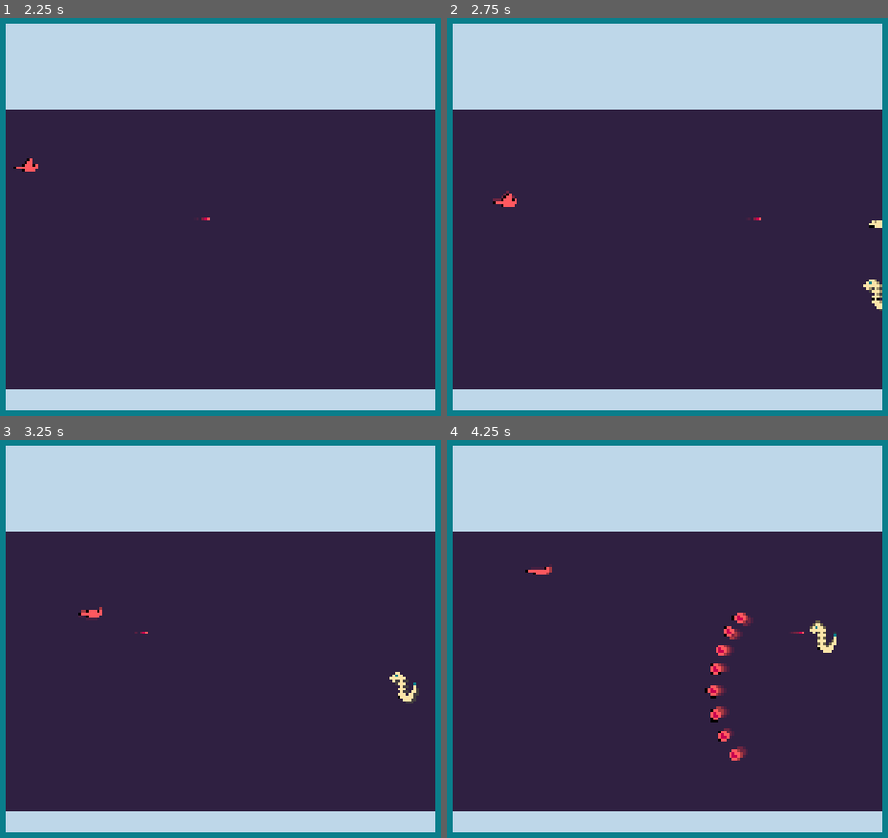
Above: before the commit, frames 1-4 (two rows, left to right).
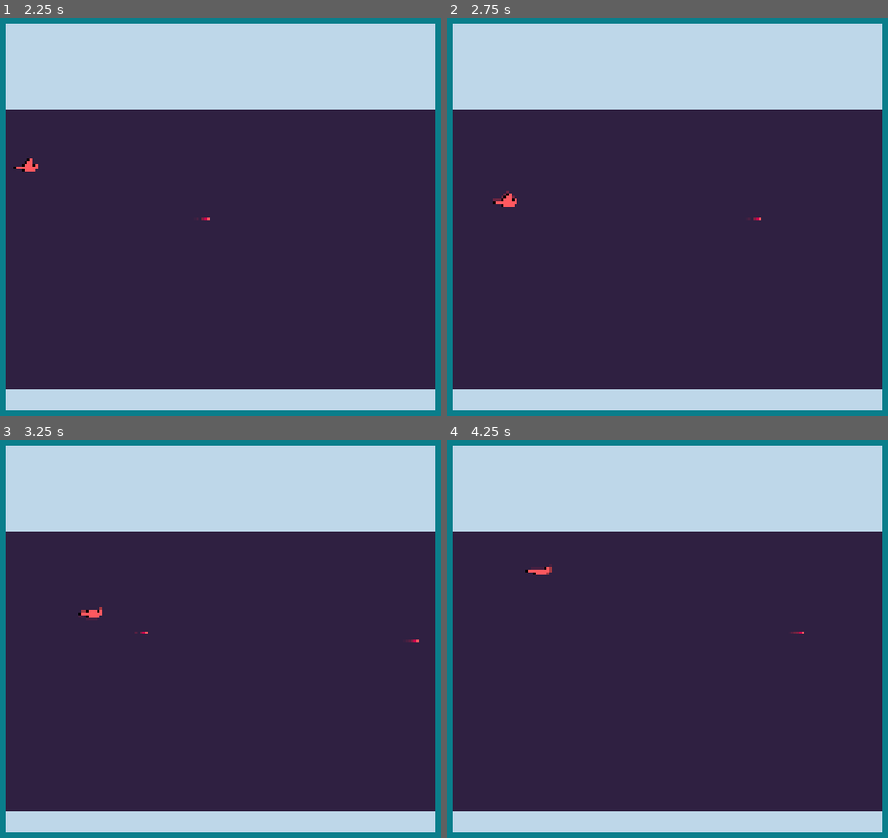
Above: after the commit, the same moments.

Repository: SmallConfusion/Redbird
Game: Godot game, scene res://main.tscn
Two runs of this game, one before a commit and one after it. Both use one fixed random seed, a clock stepped at 60 frames per second and the inputs below. Sound files missing from this copy of the repository are replaced by a short silence.
Inputs:
- Up to frame 1 (2.25 s): tap Enter at 0.5 s; hold Right (Right) 0.53-1.28 s; hold Down (Fall) 0.53-1.28 s; tap Up (Flap) at 0.77, 1.07, 1.52, 1.82 s; tap Space at 1.25 s; hold Left (Left) 1.28-2.03 s; tap Z (Fire) at 1.35 s; hold Right (Right) from 2.03 s (still down); hold Down (Fall) from 2.03 s (still down)
- Up to frame 2 (2.75 s): keep holding Right (Right); keep holding Down (Fall)
- Up to frame 3 (3.25 s): keep holding Right (Right); release Down (Fall) at 2.78 s; tap Z (Fire) at 2.85 s; tap Up (Flap) at 3.02 s
- Up to frame 4 (4.25 s): tap Up (Flap) at 3.32, 3.77, 4.07 s; release Right (Right) at 3.53 s; hold Left (Left) from 3.53 s (still down); hold Down (Fall) from 3.53 s (still down)

Frame 1 is identical in both runs. In frame 2, 0.2% of the frame differs, in the area x 94-99%, y 50-74%; in frame 3, 0.3%; in frame 4, 1.0%, in the area x 58-89%, y 43-81%.

Commit message:
Added big debug view

Diff:
--- /dev/null
+++ b/debug/big_viewport.gd
@@ -0,0 +1,12 @@
+extends SubViewport
+
+
+func _ready():
+	world_2d = %SubViewport.world_2d
+
+
+func _process(delta):
+	var cameras = get_tree().get_nodes_in_group("camera")
+
+	if cameras:
+		$Camera2D.position = cameras[0].position
--- a/game/bullet/bullet.gd
+++ b/game/bullet/bullet.gd
@@ -13,3 +13,7 @@
 
 func _on_hurtbox_hit():
 	queue_free()
+
+
+func destroy():
+	queue_free()
--- a/game/enemy/basic/basic_enemy.gd
+++ b/game/enemy/basic/basic_enemy.gd
@@ -60,5 +60,10 @@
 
 
 func hit(_damage):
-	SoundManager.play("enemy", "die")
-	queue_free()
+	if enabled:
+		SoundManager.play("enemy", "die")
+		queue_free()
+
+func destroy():
+	if enabled:
+		queue_free()
--- a/game/enemy/octave/octave_enemy.gd
+++ b/game/enemy/octave/octave_enemy.gd
@@ -67,5 +67,11 @@
 
 
 func hit(_damage):
-	SoundManager.play("enemy", "die")
-	queue_free()
+	if enabled:
+		SoundManager.play("enemy", "die")
+		queue_free()
+
+
+func destroy():
+	if enabled:
+		queue_free()
--- a/game/hitbox.gd
+++ b/game/hitbox.gd
@@ -2,3 +2,9 @@
 
 func hit(damage):
 	$"../".hit(damage)
+
+func destroy():
+	if $"../".has_method("destroy"):
+		$"../".destroy()
+	else:
+		print("Warning: Parent of hitbox has no destroy function")
--- a/game/hurtbox.gd
+++ b/game/hurtbox.gd
@@ -11,3 +11,10 @@
 		area.hit(damage)
 		used = true
 		emit_signal("hit")
+
+
+func destroy():
+	if $"../".has_method("destroy"):
+		$"../".destroy()
+	else:
+		print("Warning: Parent of hurtbox had no destroy method")
--- /dev/null
+++ b/game/killbox.gd
@@ -0,0 +1,9 @@
+extends Area2D
+
+
+
+func _on_area_entered(area):
+	if area.has_method("destroy"):
+		area.destroy()
+	else:
+		print("Warning: Tried to destroy something without destroy method")
--- a/game/levels/game_manager.gd
+++ b/game/levels/game_manager.gd
@@ -7,6 +7,12 @@
 @export var camera_speed := 0.2
 
 var holes : Array
+
+var scene_manager
+
+
+func init(scene):
+	scene_manager = scene
 
 
 func _ready():
--- a/game/levels/level_1.tscn
+++ b/game/levels/level_1.tscn
@@ -1,10 +1,13 @@
-[gd_scene load_steps=6 format=3 uid="uid://c3mhsid5x7d8r"]
+[gd_scene load_steps=7 format=3 uid="uid://c3mhsid5x7d8r"]
 
 [ext_resource type="Script" path="res://game/levels/game_manager.gd" id="1_20xix"]
 [ext_resource type="Curve" uid="uid://bqrwx7hgqa4ni" path="res://game/hole/pull.tres" id="2_nectp"]
+[ext_resource type="Script" path="res://game/killbox.gd" id="3_11x1t"]
 [ext_resource type="PackedScene" uid="uid://opsuu1r64pm7" path="res://game/player/player.tscn" id="3_d65yc"]
-[ext_resource type="PackedScene" uid="uid://cyi43lciv03ed" path="res://game/enemy/octave/octave_enemy.tscn" id="4_b8tic"]
 [ext_resource type="PackedScene" uid="uid://d3hb2g0vw7p7h" path="res://game/enemy/basic/basic_enemy.tscn" id="5_7mo58"]
+
+[sub_resource type="RectangleShape2D" id="RectangleShape2D_q5sfn"]
+size = Vector2(20, 273)
 
 [node name="Node2D" type="Node2D"]
 texture_filter = 1
@@ -33,21 +36,49 @@
 offset_bottom = 144.0
 color = Color(0.745098, 0.843137, 0.913725, 1)
 
-[node name="Camera2D" type="Camera2D" parent="."]
+[node name="Camera2D" type="Camera2D" parent="." groups=["camera"]]
+
+[node name="ReferenceRect" type="ReferenceRect" parent="Camera2D"]
+offset_left = -80.0
+offset_top = -72.0
+offset_right = 80.0
+offset_bottom = 72.0
+border_color = Color(0.366698, 0.477396, 1, 1)
+
+[node name="Killbox" type="Area2D" parent="Camera2D"]
+collision_layer = 3
+collision_mask = 3
+script = ExtResource("3_11x1t")
+
+[node name="CollisionShape2D" type="CollisionShape2D" parent="Camera2D/Killbox"]
+position = Vector2(-137, -3)
+shape = SubResource("RectangleShape2D_q5sfn")
+
+[node name="CollisionShape2D2" type="CollisionShape2D" parent="Camera2D/Killbox"]
+position = Vector2(4, -145)
+rotation = 1.57079
+shape = SubResource("RectangleShape2D_q5sfn")
+
+[node name="CollisionShape2D3" type="CollisionShape2D" parent="Camera2D/Killbox"]
+position = Vector2(142, -6)
+rotation = 3.14159
+shape = SubResource("RectangleShape2D_q5sfn")
+
+[node name="CollisionShape2D4" type="CollisionShape2D" parent="Camera2D/Killbox"]
+position = Vector2(1, 135)
+rotation = -1.5708
+shape = SubResource("RectangleShape2D_q5sfn")
 
 [node name="Player" parent="." instance=ExtResource("3_d65yc")]
 position = Vector2(-71, 0)
 
-[node name="Enemy" parent="." instance=ExtResource("4_b8tic")]
-position = Vector2(97, 34)
-y_range_min = -20
+[node name="ReferenceRect" type="ReferenceRect" parent="."]
+offset_left = -80.0
+offset_top = -40.0
+offset_right = 920.0
+offset_bottom = 64.0
 
-[node name="Enemy2" parent="." instance=ExtResource("4_b8tic")]
-position = Vector2(126, -38)
-y_range_min = -20
+[node name="Enemy" parent="." instance=ExtResource("5_7mo58")]
+position = Vector2(223, -1)
 
-[node name="Enemy3" parent="." instance=ExtResource("5_7mo58")]
-position = Vector2(157, 20)
-
-[node name="Enemy4" parent="." instance=ExtResource("5_7mo58")]
-position = Vector2(97, 2)
+[connection signal="area_entered" from="Camera2D/Killbox" to="Camera2D/Killbox" method="_on_area_entered"]
--- a/main.tscn
+++ b/main.tscn
@@ -10,6 +10,7 @@
 [ext_resource type="Script" path="res://addons/resonate/music_manager/music_track_resource.gd" id="3_twdqf"]
 [ext_resource type="Script" path="res://addons/resonate/music_manager/music_stem_resource.gd" id="4_38lop"]
 [ext_resource type="AudioStream" uid="uid://c4tx0gogr6xs5" path="res://music/palette main theme.ogg" id="5_t3w2j"]
+[ext_resource type="Script" path="res://debug/big_viewport.gd" id="11_pd3vo"]
 
 [sub_resource type="ViewportTexture" id="ViewportTexture_npbsp"]
 viewport_path = NodePath("SubViewport")
@@ -106,7 +107,6 @@
 title = "Debug"
 initial_position = 2
 size = Vector2i(1024, 1024)
-visible = false
 unresizable = true
 theme = ExtResource("2_n72wt")
 
@@ -172,3 +172,24 @@
 offset_bottom = 23.0
 text = "asdfasdf"
 script = ExtResource("3_8gron")
+
+[node name="SubViewportContainer" type="SubViewportContainer" parent="DebugWindow"]
+anchors_preset = 8
+anchor_left = 0.5
+anchor_top = 0.5
+anchor_right = 0.5
+anchor_bottom = 0.5
+offset_left = -512.0
+offset_top = -160.0
+offset_right = 512.0
+offset_bottom = 160.0
+grow_horizontal = 2
+grow_vertical = 2
+
+[node name="SubViewport" type="SubViewport" parent="DebugWindow/SubViewportContainer"]
+handle_input_locally = false
+size = Vector2i(1024, 320)
+render_target_update_mode = 4
+script = ExtResource("11_pd3vo")
+
+[node name="Camera2D" type="Camera2D" parent="DebugWindow/SubViewportContainer/SubViewport"]
Not shown: 1 places in main.tscn that only renumber resources
